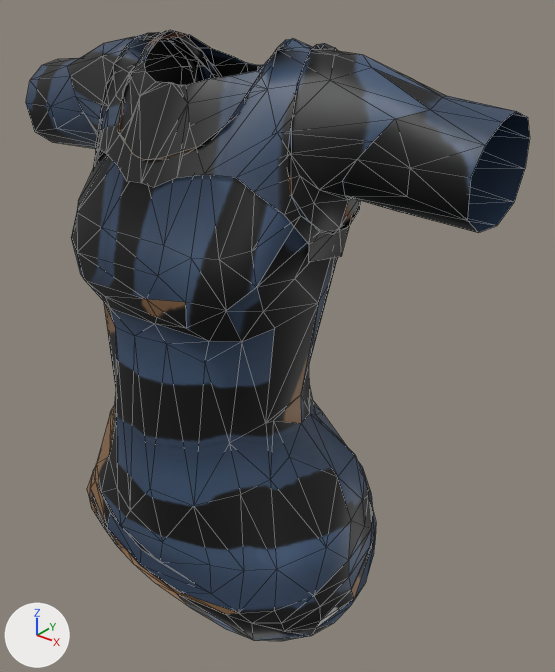
The FBX model art/cast/export/parts/f/top_tee.fbx as it was, and as the next commit left it.
Both versions are drawn from a 50 mm lens placed at (0.425, -0.468, 1.463), pointed at (0.044, 0.009, 1.167). The lights are fixed; the arrows at lower left show +X, +Y and +Z. The first picture is the older version. Mesh edges are drawn as thin lines. Objects named as collision shapes, trigger or cutter boxes, shadow casters or lower levels of detail are left out.

The older version as bpy lines, for what is in view:
```python
me_top_tee_lod0 = bpy.data.meshes.new('top_tee_LOD0')
me_top_tee_lod0.from_pydata(...)  # 543 vertices, 900 faces; spans x -0.232..0.232, y -0.124..0.086, z 0.941..1.413
me_top_tee_lod0.materials.append(mat_rainadult_atlas_001)
ob_top_tee_lod0 = bpy.data.objects.new('top_tee_LOD0', me_top_tee_lod0)
ob_top_tee_lod0.location = (0.0, 0.0, 0.0)
```
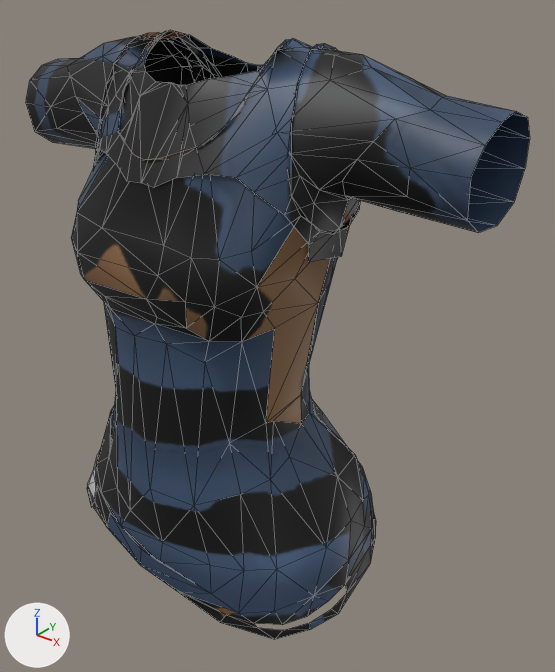
Boxes [x1, y1, x2, y2] around the edits, measured in the pictures (555 x 672 px; the box of a moved part takes in the faces that stretch with it):
'top_tee_LOD0', reshaped: before [26, 30, 530, 641]; after [26, 30, 530, 639]
part 1 of me_top_tee_lod0, moved or reshaped: before [309, 386, 316, 415]; after [309, 390, 316, 415]
part 2 of me_top_tee_lod0, moved or reshaped: [185, 258, 263, 342] in both
part 3 of me_top_tee_lod0, moved or reshaped: before [87, 466, 376, 641]; after [87, 450, 376, 639]
part 4 of me_top_tee_lod0, moved or reshaped: [170, 37, 212, 83] in both
part 5 of me_top_tee_lod0, surface changed: [26, 32, 493, 615] in both

Edits to the bpy script that builds the scene:
```text
Change me_top_tee_lod0:
    used by ob_top_tee_lod0; location = (0.0, 0.0, 0.0)
    remove me_top_tee_lod0.from_pydata(...)  # 543 vertices, 900 faces; spans x -0.232..0.232, y -0.124..0.086, z 0.941..1.413
    add me_top_tee_lod0.from_pydata(...)  # 545 vertices, 899 faces; spans x -0.232..0.232, y -0.124..0.085, z 0.944..1.413
    me_top_tee_lod0 part 1
    1 vertex is removed from x 0.069, y 0.015, z 1.149
    8 faces are deleted
    2 vertices are added at (0.074, 0.013, 1.159), (0.069, 0.016, 1.142)
    10 new faces join them
    me_top_tee_lod0 part 2
    1 vertex is removed from x 0.085, y -0.1, z 1.24
    8 faces are deleted
    2 vertices are added at (0.089, -0.089, 1.233), (0.078, -0.105, 1.243)
    10 new faces join them
    me_top_tee_lod0 part 3
    33 vertices are removed from x -0.137..0.16, y -0.114..0.086, z 0.941..1.128
    94 faces are deleted
    3 vertices move from x -0.084..0.153, y -0.114..-0.028, z 0.953..0.98 to x -0.107..0.154, y -0.11..-0.034, z 0.947..0.977
    32 vertices are added at x -0.144..0.158, y -0.111..0.085, z 0.944..1.128
    87 new faces join them
    me_top_tee_lod0 part 4
    1 vertex is removed from x -0.074, y 0.046, z 1.386
    6 faces are deleted
    2 vertices are added at (-0.07, 0.035, 1.394), (-0.073, 0.049, 1.38)
    8 new faces join them
    me_top_tee_lod0 part 5: 474 kept faces spanning x -0.232..0.232, y -0.121..0.084, z 0.947..1.411 get new texture (UV) coordinates
```
